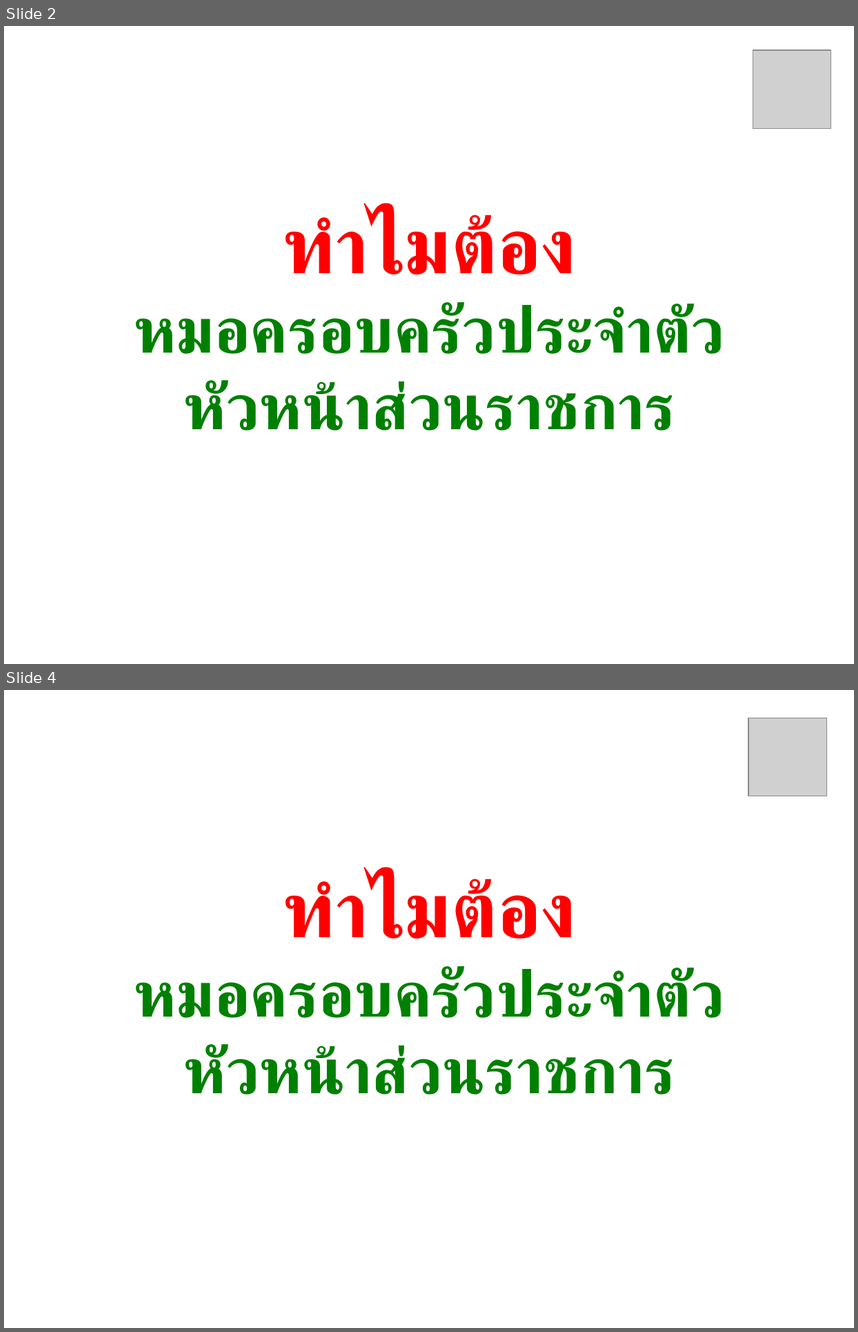
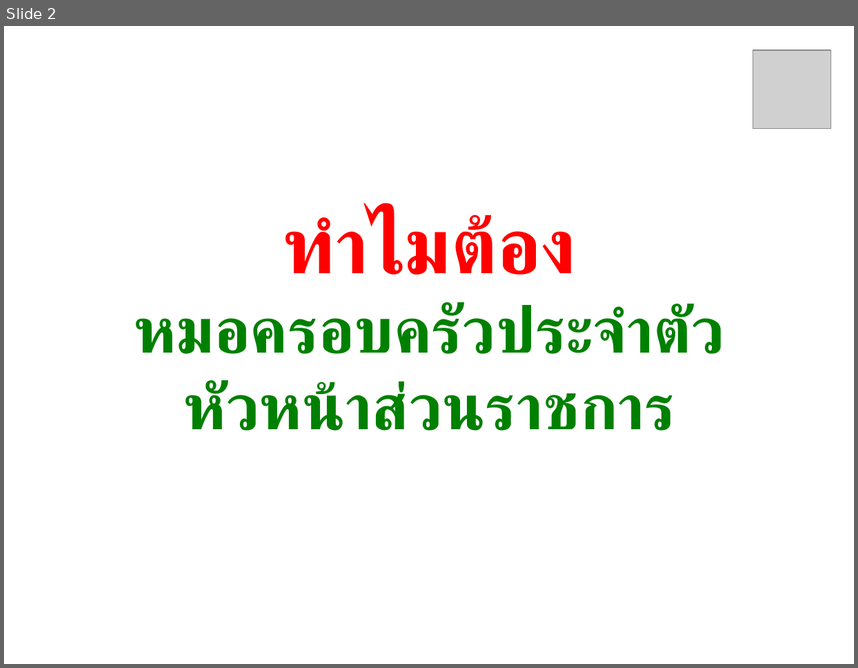
Before and after one commit to joblackpoc/Jobs_SSJ, a slide deck: family_Doctor/Chumphon_family_doctor.pptx. Shown one above the other, each under a label of ours: slides 2 and 4 before the commit, slide 2 after it; the slides between them are not shown. The pictures are 858x1332 and 858x668 pixels, drawn with LibreOffice and Linux fonts; fonts in the diff are those of the drawing; grey boxes stand for pictures; background and template pictures are left out. Boxes give left, top, right and bottom in pixels: in the first picture for what was removed or moved away, otherwise in the second. Text is boxed around its words. In the diff, an @@ line names an element or a change of style, - is before the commit and + after.

```diff
--- a/family_Doctor/Chumphon_family_doctor.pptx
+++ b/family_Doctor/Chumphon_family_doctor.pptx
@@ slide 4 removed at [4,690,854,1328], background picture (left out) @@
@@ picture removed at [749,718,827,796] @@
@@ text removed at [134,876,684,1094] @@
-ทำไมต้อง
-หมอครอบครัวประจำตัวหัวหน้าส่วนราชการ
```
Also in this commit, not shown: 1 slide changed, 1 slide added, 7 other slides removed, 37 other files.
